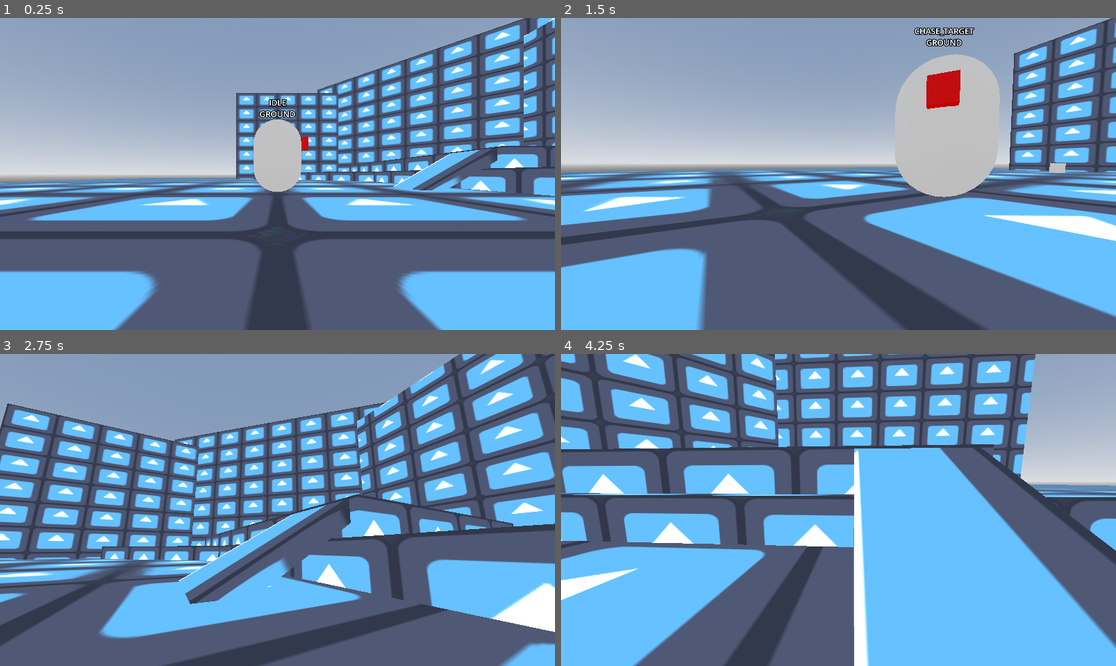
Above: before the commit, frames 1-4 (two rows, left to right).
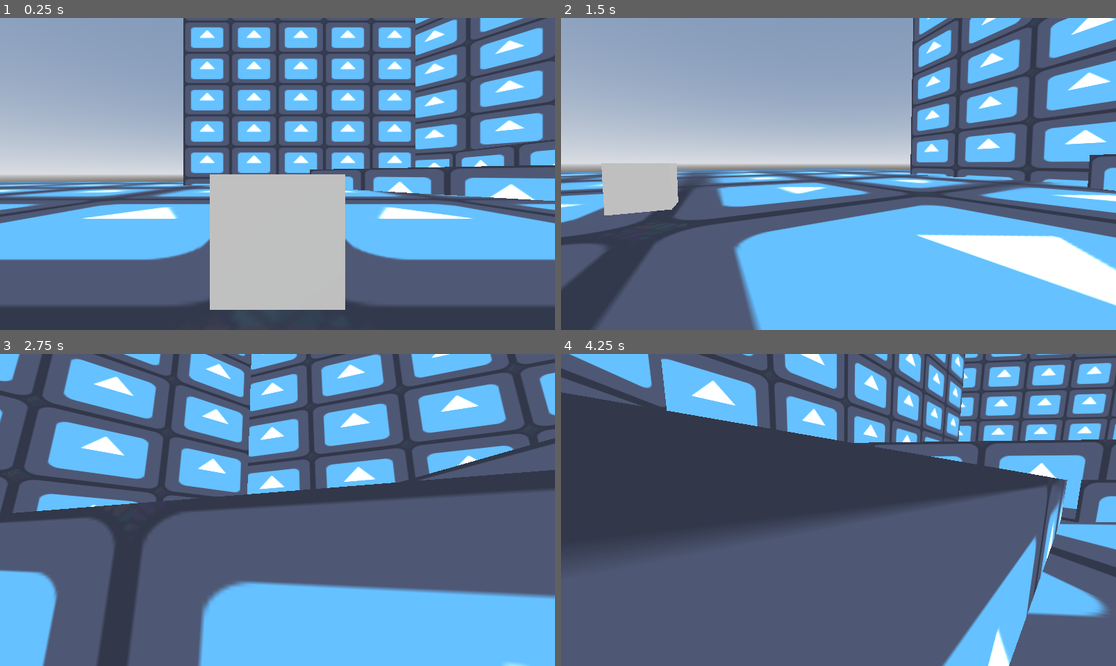
Above: after the commit, the same moments.

Repository: IAmNotIsaac/duck-city
Game: Godot game, scene res://scenes/levels/ai_test_level.tscn
The game is run twice, just before and just after one commit, with the same random seed, the same clock (stepped at 60 frames per second) and the same inputs. The engine's default icon, where the game draws it, is replaced by a stand-in: a white triangle on a blue panel in a dark square.
Inputs (mouse positions are in pixels of both pictures, inside the frame that each line leads up to):
- Up to frame 1 (0.25 s): no input
- Up to frame 2 (1.5 s): tap Enter at 0.5 s; move the mouse to (866, 174) at 0.52 s; hold E (interact) 0.53-1.28 s; hold W (move_forward) from 0.53 s (still down); tap Space (jump) at 0.77 s; move the mouse to (810, 174) at 1.27 s; tap E (interact) at 1.35 s
- Up to frame 3 (2.75 s): keep holding W (move_forward); tap Space (jump) at 1.52 s; move the mouse to (288, 503) at 2.02 s; hold Shift (run) from 2.03 s (still down); tap E (interact) at 2.3 s
- Up to frame 4 (4.25 s): keep holding W (move_forward); move the mouse to (832, 516) at 2.77 s; release Shift (run) at 2.78 s; tap E (interact) at 2.85 s; tap Space (jump) at 3.02, 3.77 s; move the mouse to (877, 513) at 3.52 s; hold E (interact) from 3.53 s (still down)

The runs differ from the first frame. In frame 1, 64% of the frame differs, in the area x 0-100%, y 0-100%; in frame 2, 54%; in frame 3, 72%; in frame 4, 74%.

Commit message:
added avian mech alert sound thing and play audio trigger

Diff:
--- a/scenes/levels/ai_test_level.tscn
+++ b/scenes/levels/ai_test_level.tscn
@@ -1,11 +1,13 @@
-[gd_scene load_steps=20 format=3 uid="uid://dk75xijpl5c2d"]
+[gd_scene load_steps=22 format=3 uid="uid://dk75xijpl5c2d"]
 
 [ext_resource type="Texture2D" uid="uid://ksbk55dx0kg" path="res://icon.svg" id="1_xyldx"]
 [ext_resource type="PackedScene" uid="uid://c35ug12xrl8p3" path="res://scenes/general/player.tscn" id="2_fy8q3"]
 [ext_resource type="PackedScene" uid="uid://bcygeqsv86edb" path="res://scenes/mechs/duck_mech.tscn" id="3_k3awn"]
+[ext_resource type="PackedScene" uid="uid://do74lmtxbmqyh" path="res://scenes/triggers/play_audio_trigger.tscn" id="5_8c48e"]
 [ext_resource type="PackedScene" uid="uid://cavorm3ap5bx3" path="res://scenes/tools/button.tscn" id="5_24q6q"]
-[ext_resource type="PackedScene" uid="uid://da7nu3xoiq6l6" path="res://scenes/triggers/test_trigger.tscn" id="5_grq63"]
 [ext_resource type="PackedScene" uid="uid://d02jjwameoskw" path="res://scenes/tools/wander_points.tscn" id="6_1jtem"]
+[ext_resource type="PackedScene" uid="uid://dfefyx6hkggug" path="res://scenes/tools/avian_mech_sound_alert.tscn" id="7_ioj2c"]
+[ext_resource type="AudioStream" uid="uid://ckttea6foue5p" path="res://assets/sfx/debug_quack.mp3" id="8_vr7no"]
 
 [sub_resource type="ProceduralSkyMaterial" id="ProceduralSkyMaterial_h8tsu"]
 
@@ -158,18 +160,20 @@
 mesh = SubResource("BoxMesh_xri03")
 
 [node name="Player" parent="." instance=ExtResource("2_fy8q3")]
-transform = Transform3D(1, 0, 0, 0, 1, 0, 0, 0, 1, 0, 1, 25)
+transform = Transform3D(1, 0, 0, 0, 1, 0, 0, 0, 1, 0, 1, -8)
 
 [node name="Avian" parent="." instance=ExtResource("3_k3awn")]
 transform = Transform3D(1, 0, 0, 0, 1, 0, 0, 0, 1, 0, 3, 8)
+collision_layer = 1
 _wander_points_path = NodePath("../WanderPoints")
-
-[node name="Trigger" parent="." instance=ExtResource("5_grq63")]
-transform = Transform3D(1, 0, 0, 0, 1, 0, 0, 0, 1, 0, 2, -10)
 
 [node name="Button" parent="." instance=ExtResource("5_24q6q")]
 transform = Transform3D(1, 0, 0, 0, 1, 0, 0, 0, 1, 0, 1, -10)
-_target_path = NodePath("../Trigger")
+_target_path = NodePath("PlayAudioTrigger")
+
+[node name="PlayAudioTrigger" parent="Button" instance=ExtResource("5_8c48e")]
+transform = Transform3D(1, 0, 0, 0, 1, 0, 0, 0, 1, 0, 1, 0)
+_audio_path = NodePath("../../AvianMechSoundAlert")
 
 [node name="WanderPoints" parent="." instance=ExtResource("6_1jtem")]
 
@@ -177,3 +181,9 @@
 
 [node name="Marker3D2" type="Marker3D" parent="WanderPoints"]
 transform = Transform3D(1, 0, 0, 0, 1, 0, 0, 0, 1, -12, 0, 7)
+
+[node name="AvianMechSoundAlert" parent="." instance=ExtResource("7_ioj2c")]
+transform = Transform3D(1, 0, 0, 0, 1, 0, 0, 0, 1, -3.96603, 1.92968, 18.2343)
+stream = ExtResource("8_vr7no")
+unit_size = 4.0
+_radius = 16.0
--- a/scenes/mechs/avian_mech.gd
+++ b/scenes/mechs/avian_mech.gd
@@ -14,6 +14,7 @@
 	URGENT_OBJECTIVE,
 	CHASE_TARGET,
 	WANDER,
+	ALERT,
 	AI_STATES_MAX
 }
 
@@ -47,7 +48,6 @@
 
 ## Private methods ##
 
-
 func _ready() -> void:
 	_mstate.ready()
 	_aistate.ready()
@@ -63,8 +63,8 @@
 	$DebugStateLabel.text = AIStates.keys()[_aistate.get_state()] + "\n" + MoveStates.keys()[_mstate.get_state()]
 	_aistate.process(delta)
 
-	if Input.is_action_pressed("interact"):
-		goto_objective(get_parent().get_node("Player").position)
+#	if Input.is_action_pressed("interact"):
+#		goto_objective(get_parent().get_node("Player").position)
 
 
 func _physics_process(delta : float) -> void:
@@ -98,7 +98,6 @@
 
 
 ## Public methods ##
-
 
 func goto_objective(pos : Vector3, urgent := false) -> void:
 	_n_agent.set_target_position(pos)
@@ -113,8 +112,12 @@
 	_aistate.switch(AIStates.CHASE_TARGET)
 
 
+func alert(pos : Vector3) -> void:
+	_n_agent.set_target_position(pos)
+	_aistate.switch(AIStates.ALERT)
+
+
 ## State processes (MoveStates) ##
-
 
 func _sp_M_GROUND(_delta : float) -> void:
 	velocity += _acceleration
@@ -138,14 +141,12 @@
 
 ## State [un]loading (MoveStates) ##
 
-
 func _sl_M_GROUND() -> void:
 	velocity.y = 0.0
 
 
 ## State processes (AIStates) ##
 
-
 func _sp_AI_IDLE(_delta : float) -> void:
 	_acceleration = -velocity * _DEACCELERATION
 
@@ -201,6 +202,20 @@
 
 
 func _sp_AI_WANDER(_delta : float) -> void:
+	for t in _target_nodes():
+		if _is_target_visible(t):
+			chase_target(t)
+			return
+
+	if _n_agent.is_navigation_finished():
+		_aistate.switch(AIStates.IDLE)
+		return
+
+	_accelerate_on_path()
+	_rotate_on_path()
+
+
+func _sp_AI_ALERT(_delta : float) -> void:
 	for t in _target_nodes():
 		if _is_target_visible(t):
 			chase_target(t)
@@ -236,3 +251,7 @@
 	_move_speed = _generic_move_speed
 	if _wander_points:
 		_n_agent.set_target_position(_wander_points[randi() % len(_wander_points)])
+
+
+func _sl_AI_ALERT() -> void:
+	_move_speed = _chase_move_speed
--- a/scenes/mechs/avian_mech.tscn
+++ b/scenes/mechs/avian_mech.tscn
@@ -16,6 +16,7 @@
 height = 6.0
 
 [node name="Avian" type="CharacterBody3D"]
+collision_layer = 4
 script = ExtResource("1_kvhce")
 
 [node name="Body" type="CollisionShape3D" parent="."]
--- /dev/null
+++ b/scenes/tools/avian_mech_sound_alert.gd
@@ -0,0 +1,42 @@
+@tool
+extends AudioStreamPlayer3D
+
+
+const _INVERSE_SQUARE_SLOPE := 0.25
+
+@export_range(0.0, 8.0, 0.1, "or_greater") var _radius : float = 1.0:
+	set = set_radius
+
+@onready var _n_area := $Area3D
+@onready var _n_col := $Area3D/CollisionShape3D
+
+
+## Private methods ##
+
+func _ready() -> void:
+	_n_col.shape = SphereShape3D.new()
+	set_radius(_radius)
+
+
+func _alert_avian_mechs() -> void:
+	for body in _n_area.get_overlapping_bodies():
+		if body is AvianMech:
+			body.alert(get_global_position())
+
+
+## Public methods #3
+
+func play(from_position := 0.0) -> void:
+	super(from_position)
+	_alert_avian_mechs()
+
+
+func set_radius(value : float) -> void:
+	if not is_inside_tree():
+		await ready
+
+	_radius = value
+	_n_col.shape.set_radius.call_deferred(value)
+	match attenuation_model:
+		ATTENUATION_INVERSE_SQUARE_DISTANCE:
+			unit_size = value * _INVERSE_SQUARE_SLOPE
--- /dev/null
+++ b/scenes/tools/avian_mech_sound_alert.tscn
@@ -0,0 +1,15 @@
+[gd_scene load_steps=2 format=3 uid="uid://dfefyx6hkggug"]
+
+[ext_resource type="Script" path="res://scenes/tools/avian_mech_sound_alert.gd" id="1_vente"]
+
+[node name="AvianMechSoundAlert" type="AudioStreamPlayer3D"]
+transform = Transform3D(1, 0, 0, 0, 1, 0, 0, 0, 1, 0.0339661, -0.0703201, 0.234261)
+attenuation_model = 1
+unit_size = 0.25
+script = ExtResource("1_vente")
+
+[node name="Area3D" type="Area3D" parent="."]
+collision_layer = 0
+collision_mask = 7
+
+[node name="CollisionShape3D" type="CollisionShape3D" parent="Area3D"]
--- /dev/null
+++ b/scenes/triggers/play_audio_trigger.gd
@@ -0,0 +1,9 @@
+extends Trigger
+
+
+@export_node_path("AudioStreamPlayer3D", "AudioStreamPlayer2D", "AudioStreamPlayer") var _audio_path
+
+
+func _on_activated() -> void:
+	if _audio_path != null:
+		get_node(_audio_path).play()
--- /dev/null
+++ b/scenes/triggers/play_audio_trigger.tscn
@@ -0,0 +1,6 @@
+[gd_scene load_steps=2 format=3 uid="uid://do74lmtxbmqyh"]
+
+[ext_resource type="Script" path="res://scenes/triggers/play_audio_trigger.gd" id="1_6rhmj"]
+
+[node name="PlayAudioTrigger" type="Node3D"]
+script = ExtResource("1_6rhmj")
--- a/scenes/triggers/trigger.gd
+++ b/scenes/triggers/trigger.gd
@@ -3,7 +3,6 @@
 
 
 ## Private methods ##
-
 
 func _on_activated() -> void: pass
 func _on_deactivated() -> void: pass
@@ -11,7 +10,6 @@
 
 ## Public methods ##
 
-
 func activate() -> void:
 	_on_activated()
 
Not shown, added: assets/sfx/debug_quack.mp3.import
Not shown, added: assets/sfx/debug_quack.mp3
